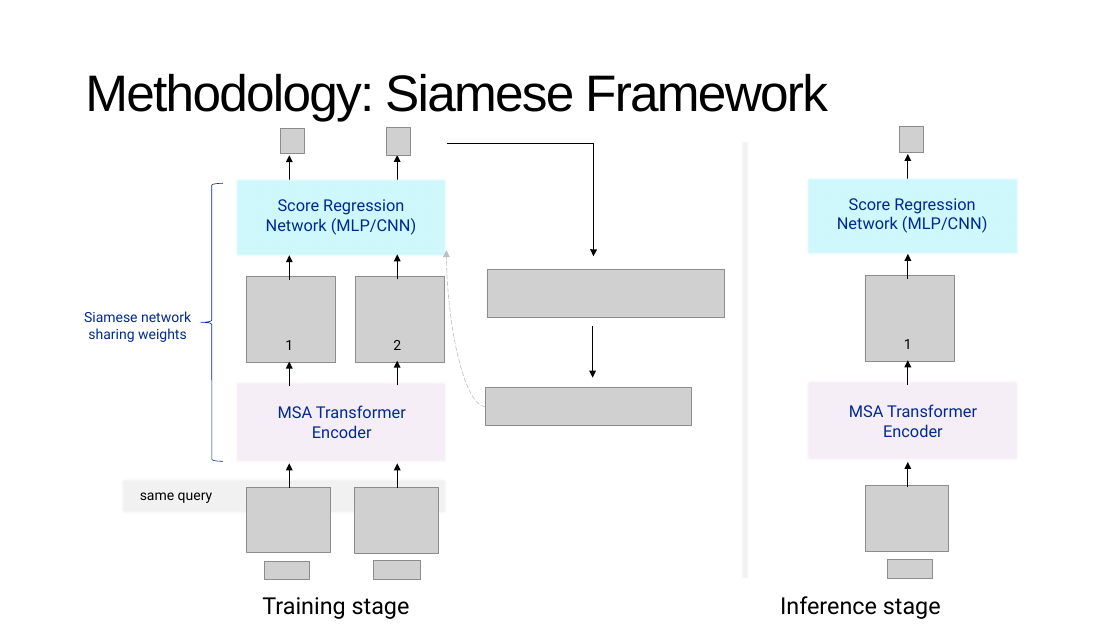
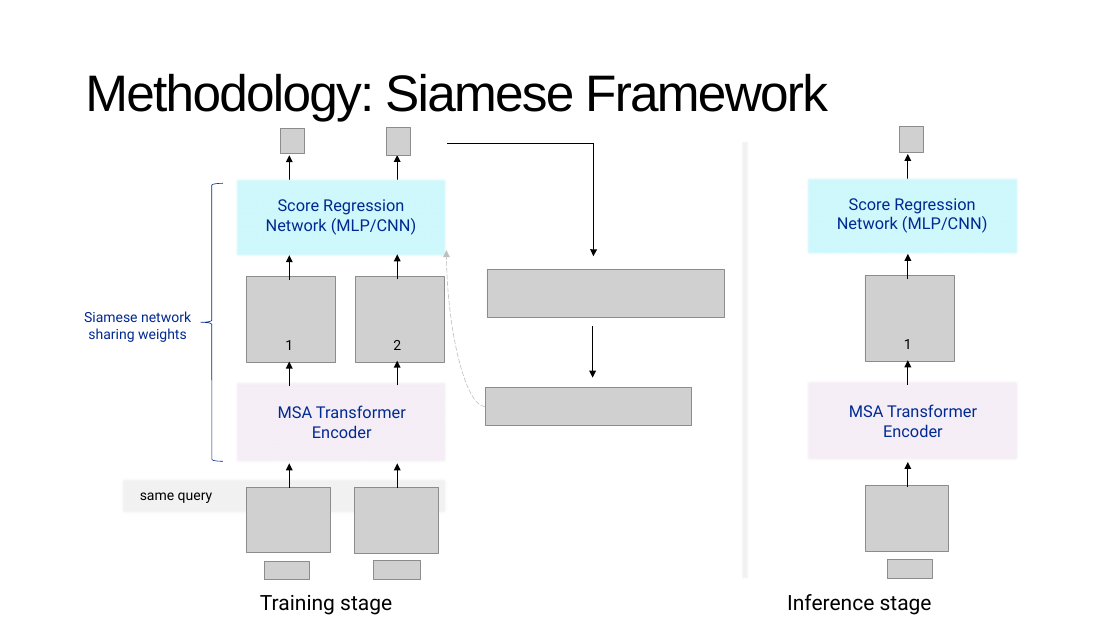
Before and after one commit to NaiL23/ShanghaiTech-CS177H-MSA-Scoring, a slide deck: slide 13 of report/presentation.pptx. Drawn at 1120x630 pixels with LibreOffice and Linux fonts; fonts in the diff are those of the drawing; grey boxes stand for pictures. Boxes give left, top, right and bottom in pixels: in the first picture for what was removed or moved away, otherwise in the second. Text is boxed around its words. In the diff, an @@ line names an element or a change of style, - is before the commit and + after.

Commit message:
presentation final version

```diff
--- a/report/presentation.pptx
+++ b/report/presentation.pptx
@@ text "Training stage Inference stage" at bbox=[260, 594, 932, 615]: size 20 to 18 pt @@
```
Also in this commit, not shown: 1 other slide changed, 1 other file.
